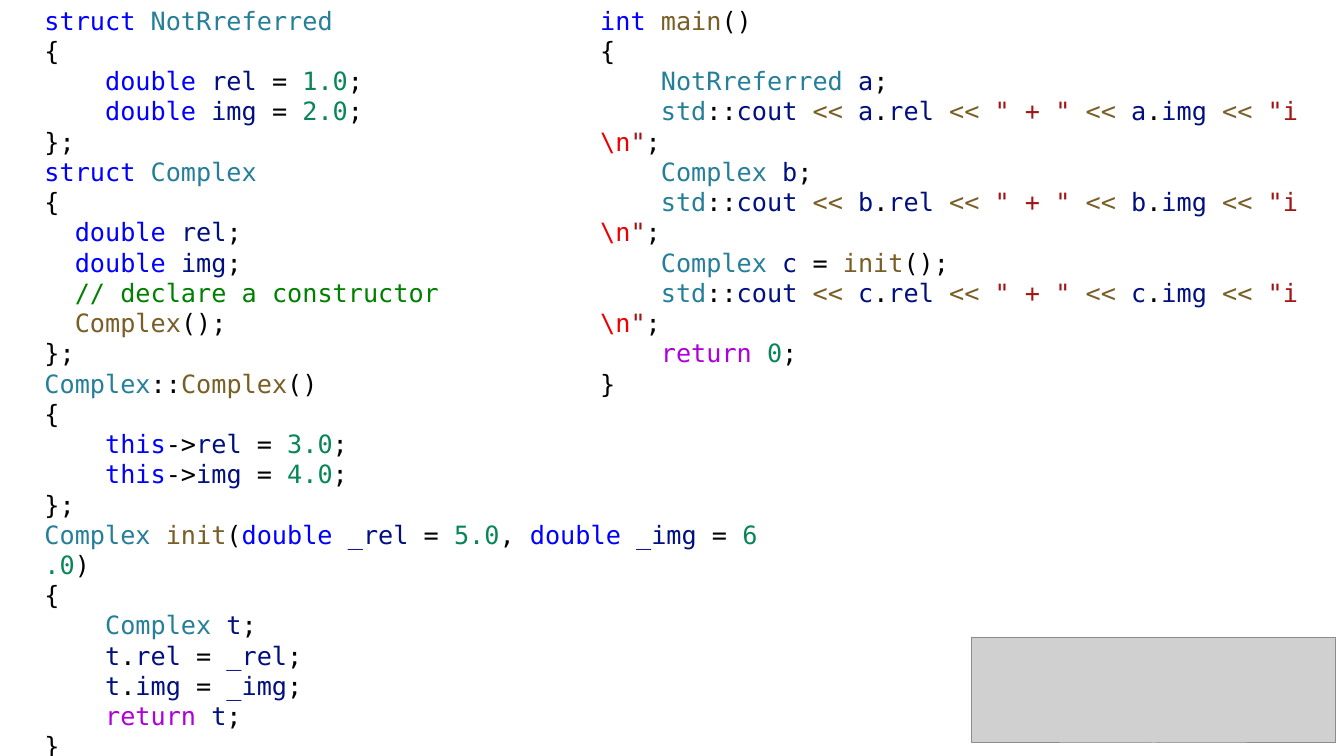
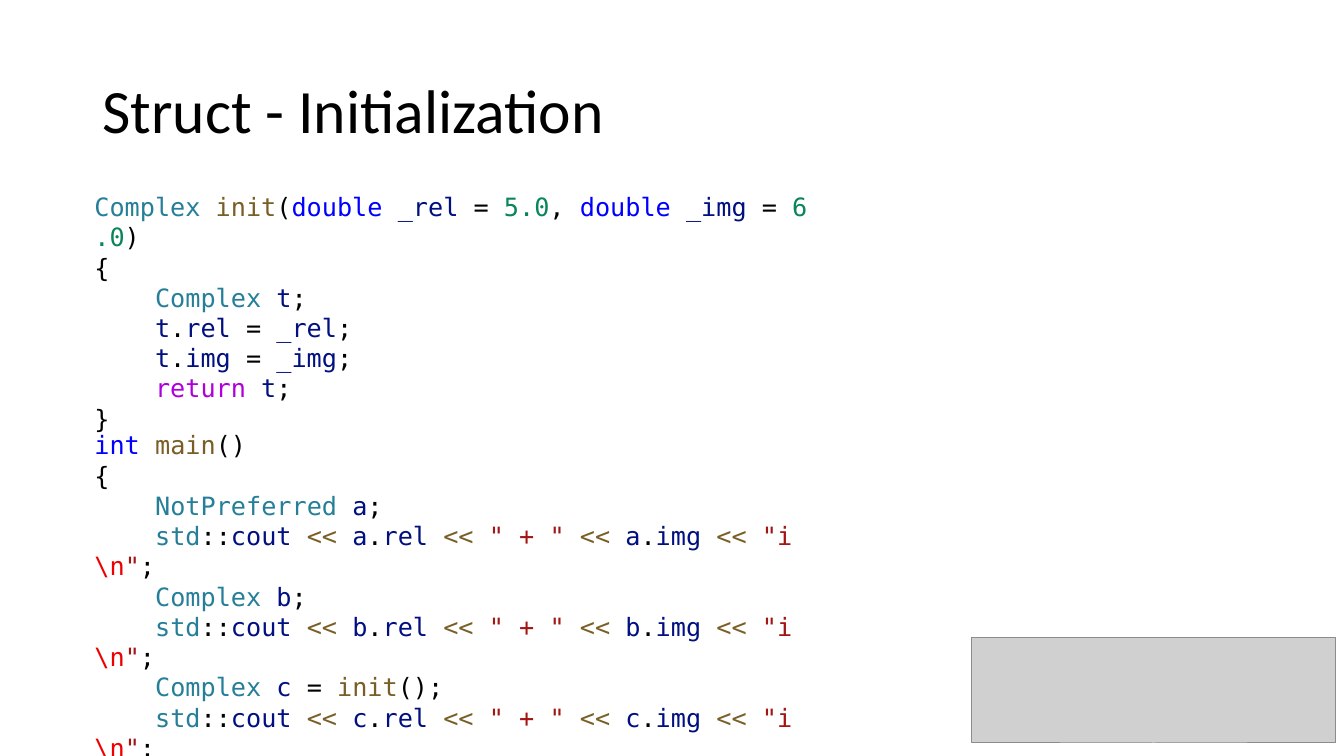
Before and after one commit to CNOCycle/cpp_tutorial, a slide deck: slide 12 of 12-userdef_type/00-enum_typedef.pptx. Drawn at 1344x756 pixels with LibreOffice and Linux fonts; fonts in the diff are those of the drawing; grey boxes stand for pictures. Boxes give left, top, right and bottom in pixels: in the first picture for what was removed or moved away, otherwise in the second. Text is boxed around its words. In the diff, an @@ line names an element or a change of style, - is before the commit and + after.

```diff
--- a/12-userdef_type/00-enum_typedef.pptx
+++ b/12-userdef_type/00-enum_typedef.pptx
@@ title added at (102, 90, 603, 134), 44 pt, text #000000 @@
+Struct - Initialization
@@ text "Complex init(double _rel = 5.0, ...": place and size @@
-text "Complex init(double _rel = 5.0, ..." at (44, 11, 757, 729)
+text "Complex init(double _rel = 5.0, ..." at (94, 196, 807, 401)
@@ text at (94, 196, 807, 250): text changed @@
-struct NotRreferred
-{
-double rel = 1.0;
-double img = 2.0;
-};
-struct Complex
-{
-double rel;
-double img;
-// declare a constructor
-Complex();
-};
-Complex::Complex()
-{
-this->rel = 3.0;
-this->img = 4.0;
-};
-Complex init(double _rel = 5.0, double _img = 6.0)
+Complex init(double _rel = 5.0, double _img = 6.0)
@@ text "int main()": place and size @@
-text "int main()" at (600, 11, 1298, 308)
+text "int main()" at (94, 435, 792, 733)
@@ text at (155, 496, 382, 519): text changed @@
-NotRreferred a;
+NotPreferred a;
```
Also in this commit, not shown: 4 other slides changed, 2 other files.
